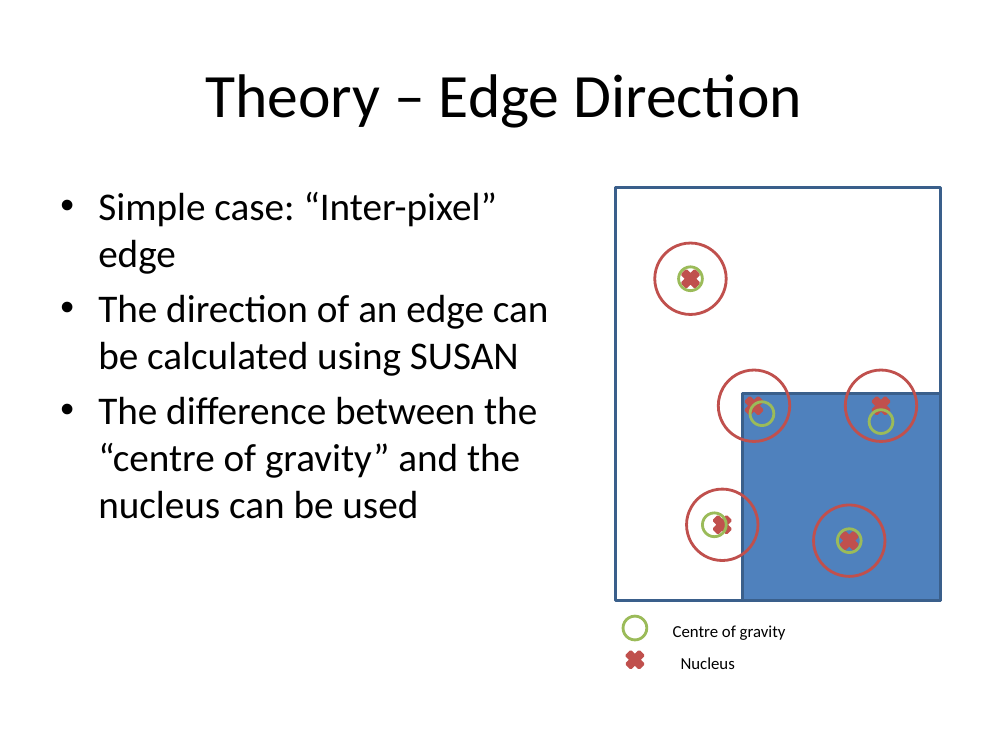
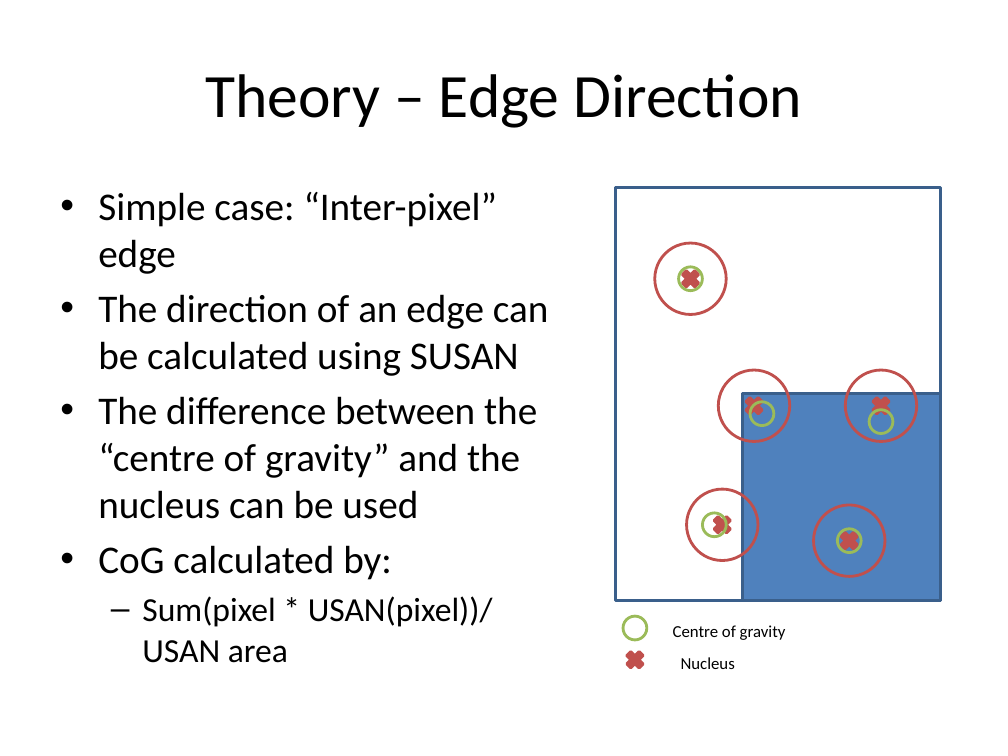
Before and after one commit to michaelwh/susanedge, a slide deck: slide 7 of susanedge-presentation.pptx. Drawn at 1008x756 pixels with LibreOffice and Linux fonts; fonts in the diff are those of the drawing. Boxes give left, top, right and bottom in pixels: in the first picture for what was removed or moved away, otherwise in the second. Text is boxed around its words. In the diff, an @@ line names an element or a change of style, - is before the commit and + after.

```diff
--- a/susanedge-presentation.pptx
+++ b/susanedge-presentation.pptx
@@ text at (98, 545, 493, 663): paragraphs added @@
+• CoG calculated by:
+  – Sum(pixel * USAN(pixel))/ USAN area
```
Also in this commit, not shown: 7 other slides changed, 14 slides added, 2 slides removed.
